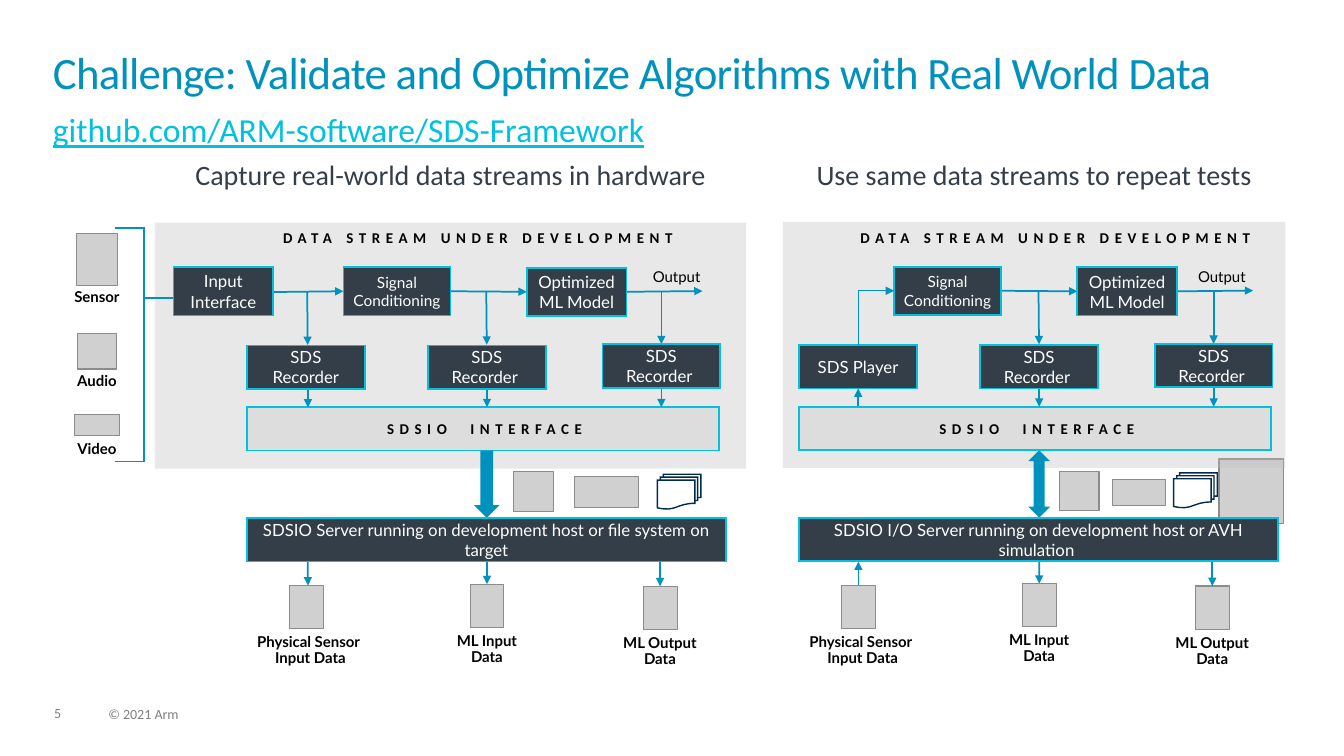
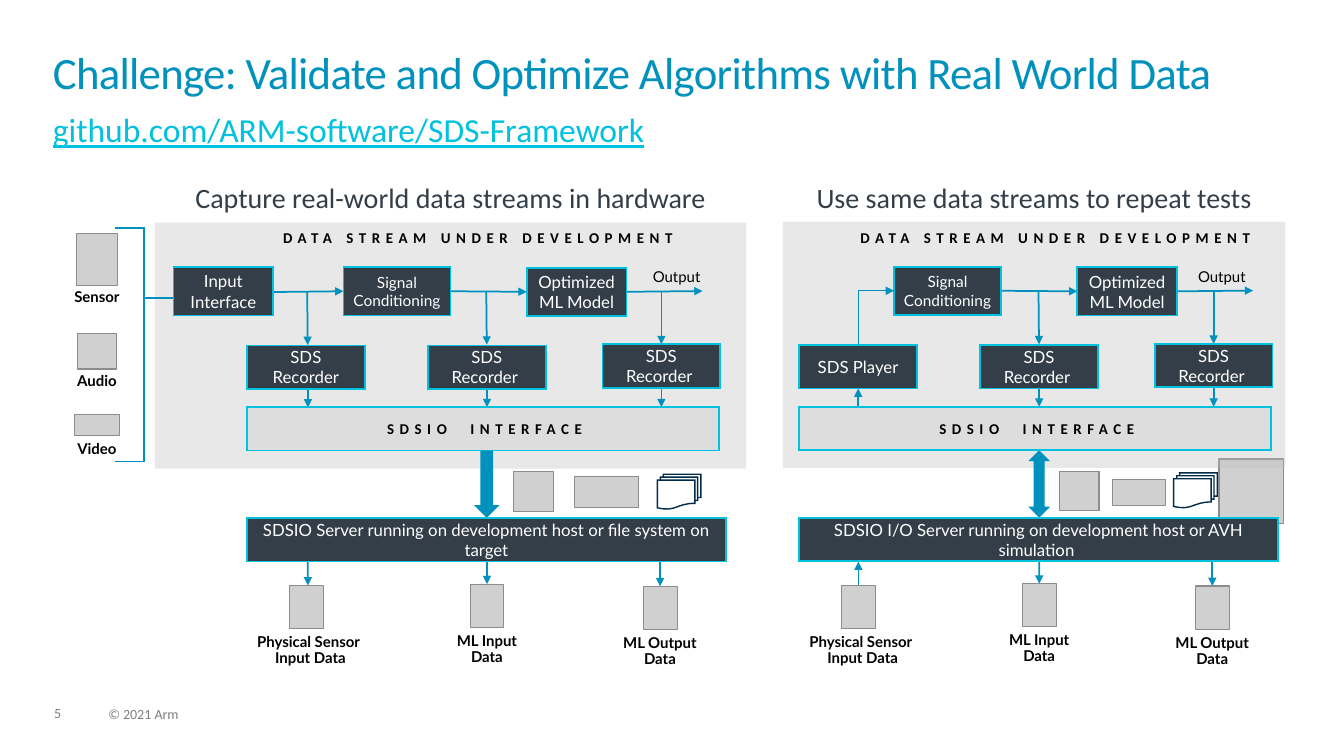
Before and after one commit to ARM-software/SDS-Framework, a slide deck: slide 5 of documentation/images/overview.pptx. Drawn at 1344x756 pixels with LibreOffice and Linux fonts; fonts in the diff are those of the drawing; grey boxes stand for pictures. Boxes give left, top, right and bottom in pixels: in the first picture for what was removed or moved away, otherwise in the second. Text is boxed around its words. In the diff, an @@ line names an element or a change of style, - is before the commit and + after.

```diff
--- a/documentation/images/overview.pptx
+++ b/documentation/images/overview.pptx
@@ text "Capture real-world data streams in ..." moved from (x1=195, y1=165, x2=706, y2=190) to (x1=195, y1=188, x2=706, y2=213) @@
@@ text "Use same data streams to ..." moved from (x1=817, y1=165, x2=1251, y2=190) to (x1=817, y1=188, x2=1251, y2=213) @@
```
Also in this commit, not shown: 5 other files.
